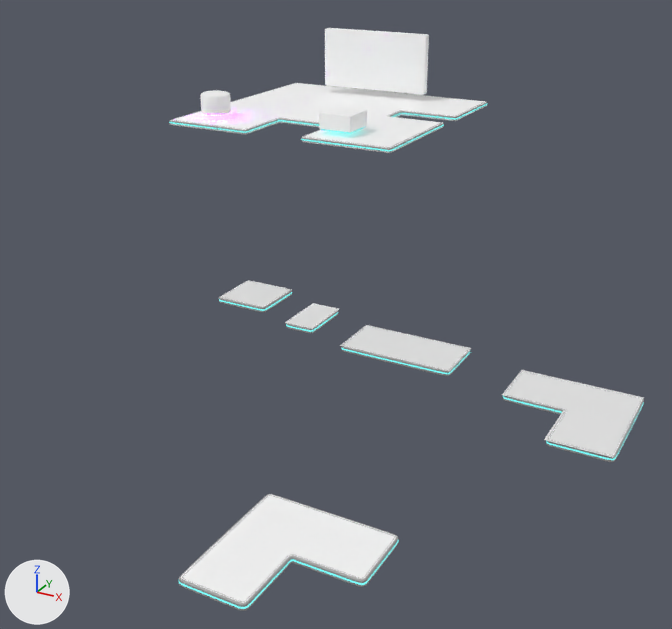
Before and after pictures for a commit that changed the glTF model public/future_scene.glb.
The view is the same before and after, from a 50 mm camera at (33.4, -53.1, 49.7) aimed at (-18.4, 41.2, 2.5). The lights are fixed; the arrows at lower left show +X, +Y and +Z. Where no turn or scale is listed for an object, it has been applied to the vertices. Vertices at the same position are counted once.

The first picture shows '3_4C', '3_4Platform', '3_4Platform.002', 'AsOne', 'LB_C', 'LS_C', 'LongPlatformBig', 'LongPlatformSmall', 'P_C', 'Platform'.
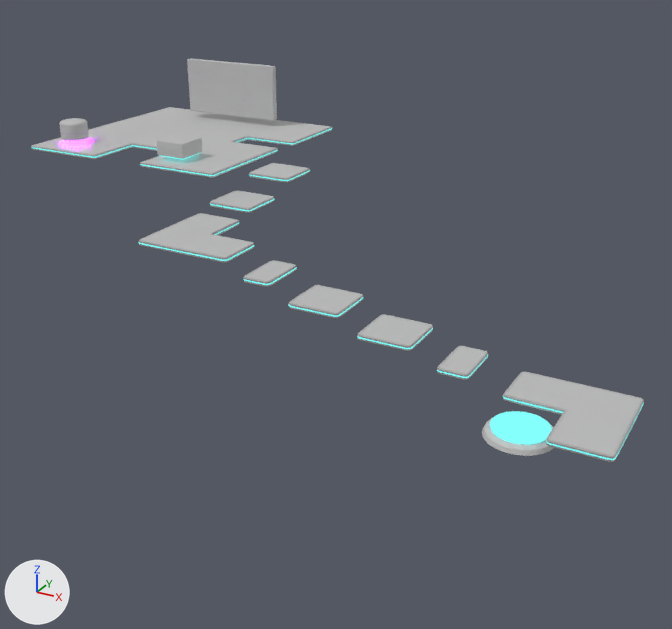
Boxes [x1, y1, x2, y2] around the edits, measured in the pictures (672 x 629 px):
'AsOne', recoloured, surface changed, moved: before [169, 28, 488, 153]; after [31, 58, 332, 178]
'3_4Platform', recoloured, surface changed, moved: before [179, 494, 399, 611]; after [503, 371, 644, 462]
'3_4C', deleted: before [502, 370, 644, 458]
'3_4Platform.003', added: after [139, 213, 254, 263]
'LB_C', deleted: before [340, 325, 471, 371]
'Cylinder.003', added: after [482, 411, 554, 456]
'Platform', recoloured, surface changed, moved: before [219, 281, 292, 312]; after [357, 314, 433, 351]
'Platform.003', added: after [288, 285, 363, 318]
'LongPlatformSmall', recoloured, surface changed, moved: before [286, 304, 338, 333]; after [437, 346, 488, 380]
'3_4Platform.002', no longer drawn: before [503, 372, 644, 462]
'P_C', deleted: before [219, 280, 292, 306]
'Platform.004', added: after [210, 190, 274, 213]
'LongPlatformBig', deleted: before [341, 326, 470, 376]
'LongPlatformSmall.003', added: after [243, 260, 297, 287]
'Platform.006', added: after [249, 163, 310, 183]
'LS_C', deleted: before [285, 303, 339, 329]
part 1 of me_plane_002, recoloured: before [170, 28, 487, 153]; after [32, 58, 332, 178]

The change in detail:
In material 'Future Grey 1' (mat_future_grey_1), metallic goes from 1.0 to 0.0.
In material 'Future Grey 1' (mat_future_grey_1), roughness goes from 1.0 to 0.5.
Material 'Future Grey 1' (mat_future_grey_1) changes colour from white #ffffff to grey #bebebe; in linear values from (1.0, 1.0, 1.0) to (0.517, 0.517, 0.517).
me_plane_002 has 4404 vertices, 8780 faces and spans x -17.8..17.8, y -17.8..17.8, z -0.4..10.5.
me_plane_002 is used by ob_asone; location (-35.0, 71.2, 21.0).
me_plane_002 no longer uses material mat_lightbridge_001 (black #000000).
me_plane_002 no longer uses material mat_future_grey_2_001 (grey #a5a5a5).
me_plane_002 no longer uses material mat_future_grey_4_001 (grey #727272).
me_plane_002 part 1: all 4764 faces that had it switch from mat_future_grey_1_001 (white #ffffff) to mat_future_grey_1 (grey #bebebe).
me_plane_002 now uses material mat_lightbridge (black #000000).
me_plane_002 now uses material mat_future_grey_2 (grey #a5a5a5).
me_plane_002 now uses material mat_future_grey_4 (grey #727272).
Mesh me_cylinder_004 is new.
It has 196 vertices, 384 faces and spans x -3.93..3.93, y -3.93..3.93, z -0.82..0.26.
Faces by material slot: [160, 224].
It uses material mat_lightbridge (black #000000).
It uses material mat_future_grey_1 (grey #bebebe).
In object '3_4Platform' (ob_3_4platform), parent is now set to ob_3_4platform_001.
Object 'AsOne' (ob_asone) moves from (-35.0, 71.2, 21.0) to (-62.7, 70.4, 14.2).
In object '3_4Platform.002' (ob_3_4platform_002), parent is no longer ob_3_4platform_001.
Object '3_4Platform.002' (ob_3_4platform_002) is rescaled from (-3.43, -3.43, -0.345) to (1.0, 1.0, 1.0).
Object '3_4Platform.002' (ob_3_4platform_002) now shows nothing instead of me_cube_001.
Object '3_4Platform.002' (ob_3_4platform_002) moves from (0.0, 0.0, 0.0) to (-36.21, 40.12, 10.29).
Object '3_4Platform.002' (ob_3_4platform_002) turns from (0, -180, 0) to (0, 0, 90) degrees about x, y and z.
Object 'LongPlatformBig' (ob_longplatformbig) is deleted.
Object 'Platform' (ob_platform) moves from (-27.4, 36.6, 5.0) to (-8.0, 36.6, 4.3).
Object 'LongPlatformSmall' (ob_longplatformsmall) moves from (-19.2, 36.6, 3.6) to (0.5, 36.6, 2.4).
Object '3_4C' (ob_3_4c) is deleted.
Object 'LB_C' (ob_lb_c) is deleted.
Object 'LS_C' (ob_ls_c) is deleted.
Object 'P_C' (ob_p_c) is deleted.
Object 'Platform.006' (ob_platform_006) is new; it shows a copy of the mesh of ob_platform.
Its location is (-39.7, 62.4, 13.1).
Object 'LongPlatformSmall.003' (ob_longplatformsmall_003) is new; it shows a copy of the mesh of ob_longplatformsmall.
Its location is (-25.1, 36.6, 8.4).
Object '3_4Platform.003' (ob_3_4platform_003) is new; it shows a copy of the mesh of ob_3_4platform.
Its parent is ob_3_4platform_002.
Its location is (0.0, 0.0, 0.0).
Its rotation in degrees is (0, -180, 0).
Its scale is (-3.43, -3.43, -0.345).
Object 'Cylinder.003' (ob_cylinder_003) is new; it shows me_cylinder_004.
Its location is (9.7, 29.9, -0.1).
Object 'Platform.004' (ob_platform_004) is new; it shows a copy of the mesh of ob_platform.
Its location is (-39.7, 52.3, 11.3).
Object 'Platform.003' (ob_platform_003) is new; it shows a copy of the mesh of ob_platform.
Its location is (-17.3, 36.6, 6.3).
